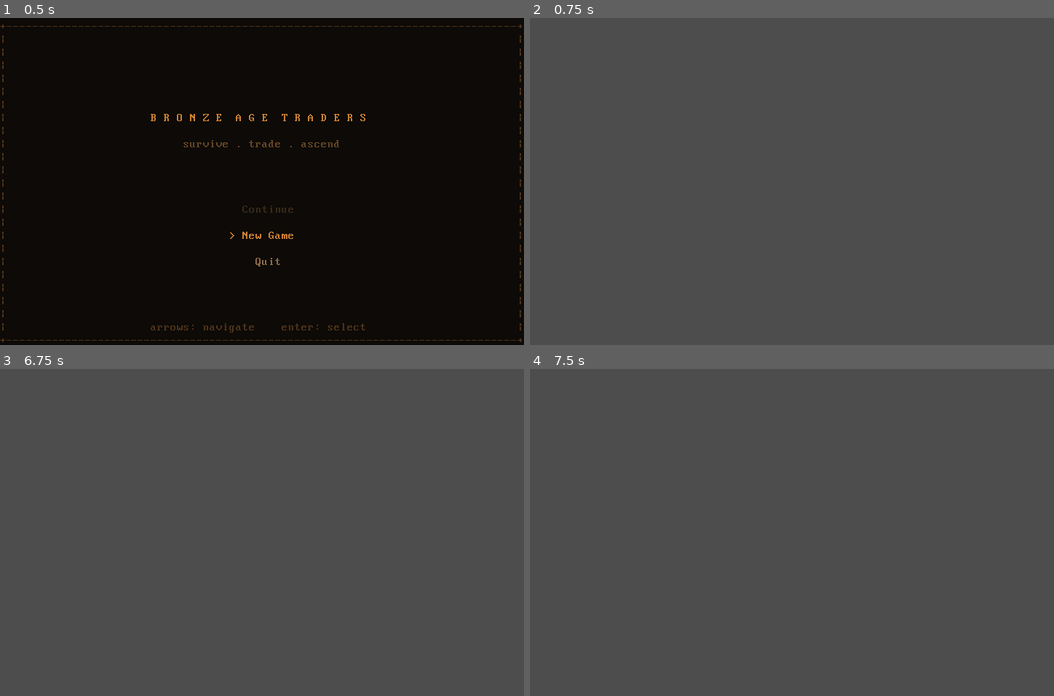
Above: before the commit, frames 1-4 (two rows, left to right).
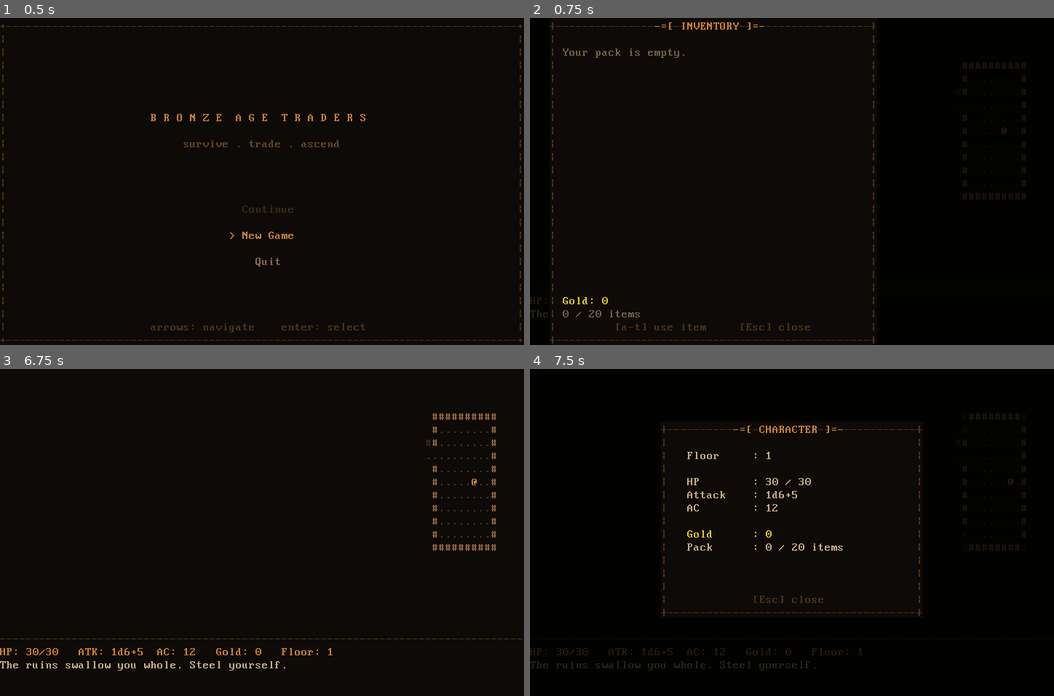
Above: after the commit, the same moments.

Repository: kpweaver/bronze-age-traders
Game: Godot game, scene res://ui/main_menu.tscn
Two runs of this game, one before a commit and one after it. Both use one fixed random seed, a clock stepped at 60 frames per second and the inputs below.
Inputs:
- Up to frame 1 (0.5 s): no input
- Up to frame 2 (0.75 s): tap Enter at 0.5 s; hold Right from 0.53 s (still down); tap I at 0.6 s
- Up to frame 3 (6.75 s): tap Space at 0.77, 1.25, 1.52, 2.75, 3.02, 3.77, 4.25, 4.52, 6.02 s; release Right at 1.28 s; hold Down 1.28-2.03 s; tap C at 1.35 s; tap Enter at 2, 3.5, 4.35 s; hold Right 2.03-2.78 s; tap L at 2.1 s; hold Up 2.78-3.53 s; tap R at 2.85 s; hold Left 3.53-5.03 s; tap G at 3.6 s; hold Down 5.03-5.78 s; tap Keypad Enter at 5.1 s; hold Right 5.78-6.53 s; tap T at 5.85 s; hold Up from 6.53 s (still down); tap I at 6.6 s
- Up to frame 4 (7.5 s): tap Space at 6.77 s; release Up at 7.28 s; hold Right from 7.28 s (still down); tap C at 7.35 s

Frame 1 is identical in both runs. In frame 2, 100% of the frame differs, in the area x 0-100%, y 0-100%; in frame 3, 100%; in frame 4, 100%.
Error before the commit: Parse Error: Cannot infer the type of "n" variable because the value doesn't have a set type. (res://scripts/ascii_map.gd:371)

Commit message:
Fix parse error in look mode: explicit String type for entity name
var n := e.name fails inference (name is untyped on base entity class).

Co-Authored-By: Claude Sonnet 4.6 <noreply@anthropic.com>

Diff:
--- a/scripts/ascii_map.gd
+++ b/scripts/ascii_map.gd
@@ -368,7 +368,7 @@
 	var names: Array[String] = []
 	for e in _map.entities:
 		if e.pos == Vector2i(x, y):
-			var n := e.name
+			var n: String = e.name
 			# Capitalise first letter for display.
 			names.append(n[0].to_upper() + n.substr(1))
 	if names.is_empty():
